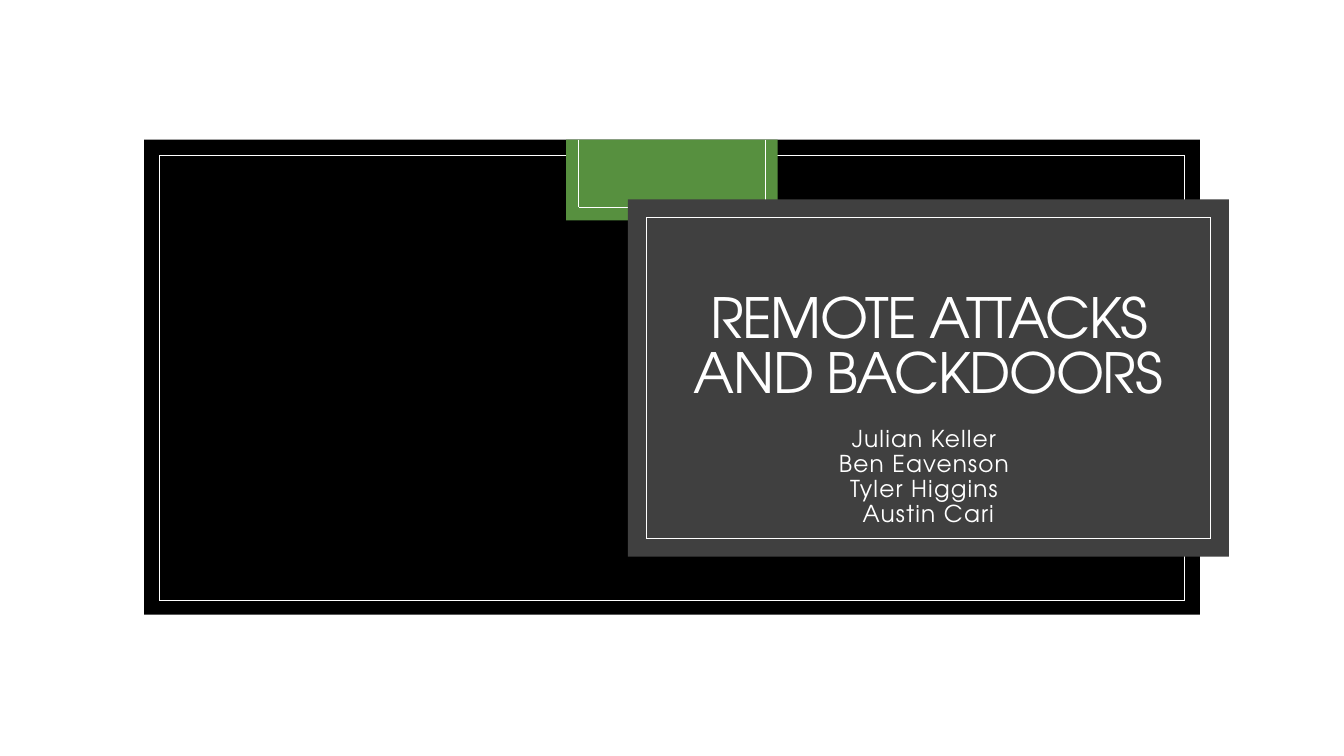
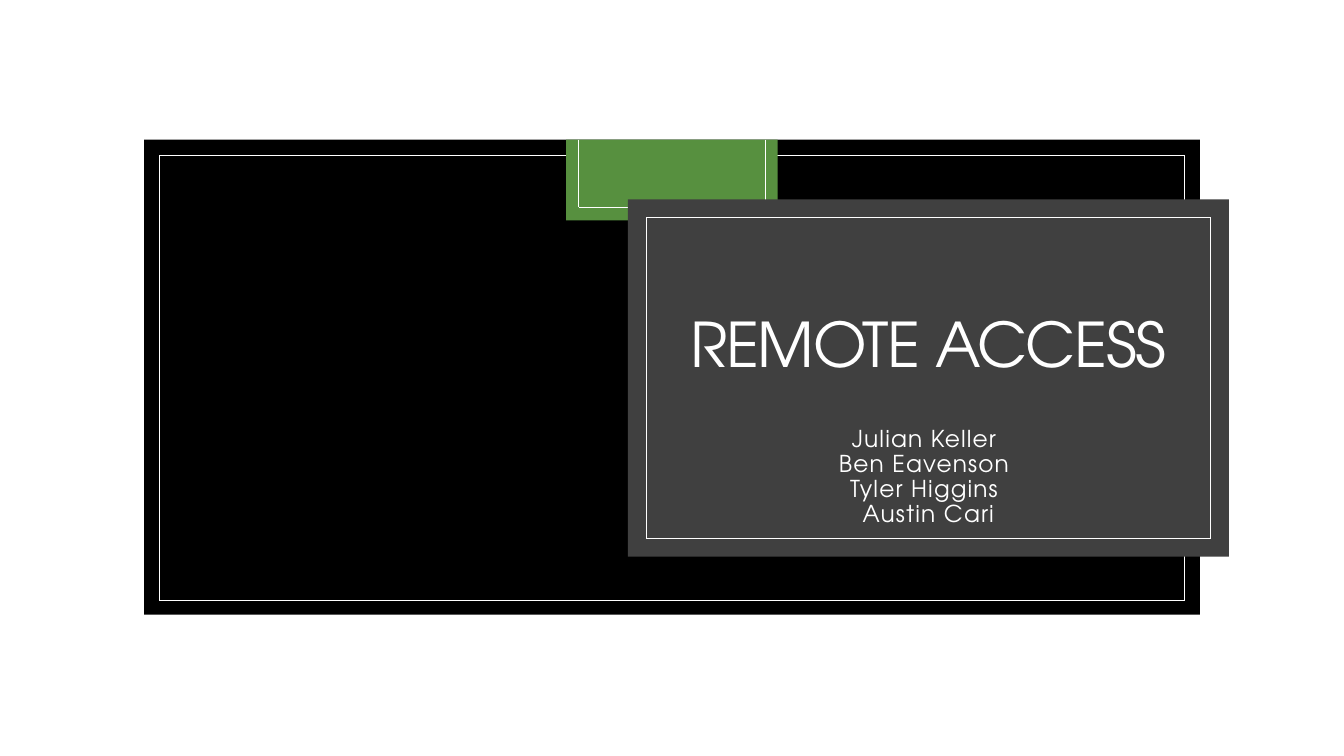
Before and after one commit to JulianKeller/cs425-backdoor, a slide deck: slide 1 of Documents/Remote_attacks_and_backdoors.pptx. Drawn at 1344x756 pixels with LibreOffice and Linux fonts; fonts in the diff are those of the drawing; background and template pictures are left out. Boxes give left, top, right and bottom in pixels: in the first picture for what was removed or moved away, otherwise in the second. Text is boxed around its words. In the diff, an @@ line names an element or a change of style, - is before the commit and + after.

```diff
--- a/Documents/Remote_attacks_and_backdoors.pptx
+++ b/Documents/Remote_attacks_and_backdoors.pptx
@@ title at [690, 320, 1166, 368]: text changed; size 39.6 to 44 pt @@
-REMOTE ATTACKS AND BACKDOORS
+REMOTE ACCESS
```
Also in this commit, not shown: 5 other slides changed, 1 slide added.
